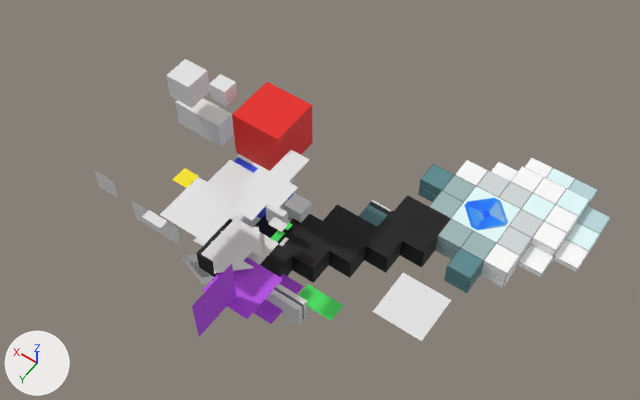
Two versions of the OBJ model src/main/resources/assets/ocean/models/block/shovel_aquamarine.obj, one commit apart.
Rendered twice from a camera (50 mm lens) standing at (-14.9, 12.9, 28.8) and looking at (-3.1, -3.7, 2.8). The axes (+X, +Y, +Z) are drawn at lower left. The lights are the same throughout. Where no turn or scale is listed for an object, it has been applied to the vertices.

Objects in the first picture: 'Body_Bode_Shape_Cube.057', 'Body_Panel_Bone_Shape_Plane.022', 'Chest_Bone_Shape_Cube.053', 'Cube.304_Cube.041', 'Eye_Location_Bone_Shape_Plane.019', 'Mouth_Bone_Shape.002_Plane.006', 'Mouth_Bone_Shape_Plane.011', 'Pupil_Bones_Shape_Plane.016', 'Right_Arm_IK_Bone_Shape_Cube.036', 'Tongue_Front_Bone_Shape_Plane.017', 'Tongue_Location_Bone_Shape_Plane.015', 'Top_Arm_Bone_Shape_Top_Arm_Bone_SHape'.
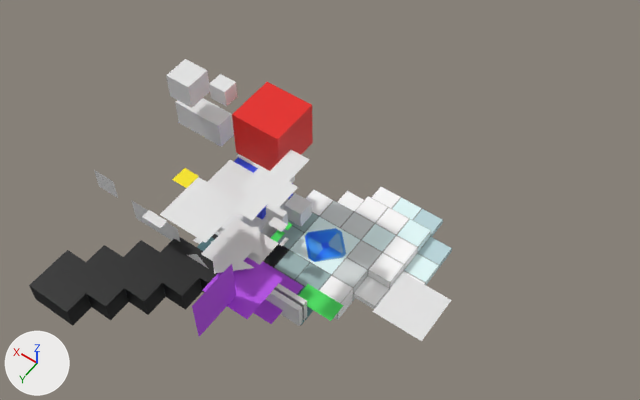
Edits to the scene script, one JSON object a line:
```json
{"op": "add", "block": "me_cube_306_cube_473", "code": ["me_cube_306_cube_473 = bpy.data.meshes.new('Cube.306_Cube.473')", "me_cube_306_cube_473.from_pydata(...)  # 367 vertices, 298 faces; spans x -7.5..4.5, y -7.5..4.5, z -0.5..0.5", "me_cube_306_cube_473.materials.append(mat_material_002)  # picture img_shovel_aquamarine_png"]}
{"op": "remove", "block": "ob_cube_304_cube_041", "code": ["ob_cube_304_cube_041 = bpy.data.objects.new('Cube.304_Cube.041', me_cube_304_cube_041)", "ob_cube_304_cube_041.location = (0.0, 0.0, 0.0)"]}
{"op": "add", "block": "ob_cube_306_cube_473", "code": ["ob_cube_306_cube_473 = bpy.data.objects.new('Cube.306_Cube.473', me_cube_306_cube_473)", "ob_cube_306_cube_473.location = (0.0, 0.0, 0.0)"]}
```

Changed parts and their boxes (x1, y1, x2, y2) in the pictures (640 x 400 px):
```json
{"object": "Cube.304_Cube.041", "change": "deleted", "before": [197, 157, 611, 293]}
{"object": "Cube.306_Cube.473", "change": "added", "after": [29, 186, 452, 326]}
```
